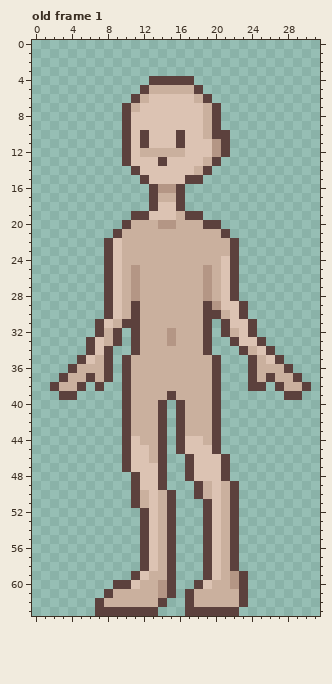
File history of a pixel-art file, assets/art/characters/asprite/base character.aseprite. The first picture shows the starting point.
32x64 pixels, 1 frame. Shown: old frame 1. The commit also changed other frames, which this record leaves out.
Once edited:
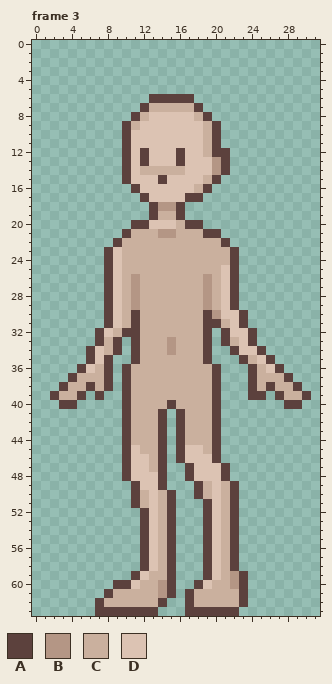
Palette (. is transparent): A #5c413d  B #b49685  C #cab09e  D #dcc3b3
A new or re-ordered frame is compared with the old frame closest to it.
Changes in this commit:
frames 1 -> 6
--- frame 3 is new; against old frame 1, layer "body-3"
@@ x 6..24 @@
  3 ...................
- 4 .......AAAAA.......
- 5 ......ACCCCCA......
- 6 .....ACDDDDDCA.....
- 7 ....ACDDDDDDDCA....
- 8 ....ADDDDDDDDCA....
- 9 ....ADDDDDDDDCA....
-10 ....ADADDDADDCAA...
-11 ....ADADDDADDDBA...
-12 ....ADCCCCCDDDBA...
-13 ....ADDDADDDDCA....
-14 .....ADDDDDDCA.....
-15 ......ADDDDAA......
-16 .......ABBA........
-17 .......ACCA........
-18 .......ADDA........
-19 .....AADDDCAA......
-20 ....ACCCBBCCCAA....
-21 ...ACCCCCCCCCCCA...
-22 ..ADCCCCCCCCCCCCA..
+ 4 ...................
+ 5 ...................
+ 6 .......AAAAA.......
+ 7 ......ACCCCCA......
+ 8 .....ACDDDDDCA.....
+ 9 ....ACDDDDDDDCA....
+10 ....ADDDDDDDDCA....
+11 ....ADDDDDDDDCA....
+12 ....ADADDDADDCAA...
+13 ....ADADDDADDDBA...
+14 ....ADCCCCCDDDBA...
+15 ....ADDDADDDDCA....
+16 .....ADDDDDDCA.....
+17 ......ADDDDAA......
+18 .......ABBA........
+19 .......ACCA........
+20 .....AADDDCAA......
+21 ....ACCCBBCCCAA....
+22 ...ACCCCCCCCCCCA...
 23 ..ADCCCCCCCCCCCCA..
-24 ..ADCCCCCCCCCCCDA..
-25 ..ADCBCCCCCCCBCDA..
+24 ..ADCCCCCCCCCCCCA..
+25 ..ADCCCCCCCCCCCDA..
 26 ..ADCBCCCCCCCBCDA..
@@ x 0..31 @@
 28 ........ADCBCCCCCCCBCDA.........
-29 ........ADCACCCCCCCABDDA........
-30 ........ADCACCCCCCCAACDA........
-31 .......ADCAACCCCCCCA.ADDA.......
-32 .......ACA.ACCCBCCCA.ACDA.......
-33 ......ADCA.ACCCBCCCA..ADDA......
-34 ......ADA..ACCCCCCCA...ACDA.....
-35 .....ADCA.ACCCCCCCCCA...ACDA....
-36 ....ACCCA.ACCCCCCCCCA...ACCCA...
-37 ...ACCACA.ACCCCCCCCCA...ACACCA..
-38 ..ACCA.A..ACCCCCCCCCA...AA.ACCA.
-39 ...AA.....ACCCCACCCCA.......AA..
-40 ..........ACCCA.ACCCA...........
+29 ........ADCBCCCCCCCBCDA.........
+30 ........ADCACCCCCCCABDDA........
+31 ........ADCACCCCCCCAACDA........
+32 .......ADCAACCCCCCCA.ADDA.......
+33 .......ACA.ACCCBCCCA.ACDA.......
+34 ......ADCA.ACCCBCCCA..ADDA......
+35 ......ADA..ACCCCCCCA...ACDA.....
+36 .....ADCA.ACCCCCCCCCA...ACDA....
+37 ....ACCCA.ACCCCCCCCCA...ACCCA...
+38 ...ACCACA.ACCCCCCCCCA...ACACCA..
+39 ..ACCA.A..ACCCCCCCCCA...AA.ACCA.
+40 ...AA.....ACCCCACCCCA.......AA..
 41 ..........ACCCA.ACCCA...........
@@ x 8..23 @@
 43 ..ACCCA.ACCCA...
-44 ..ADCCA.ADDCA...
-45 ..ADDCA.ADDDA...
-46 ..ADDCA..ADDDA..
-47 ..ADDDA..ADDDA..
-48 ...ADDA..ADDDA..
+44 ..ACCCA.ACCCA...
+45 ..ADCCA.ADDCA...
+46 ..ADDCA.ADDDA...
+47 ..ADDCA..ADDDA..
+48 ..ADDDA..ADDDA..
 49 ...ADDA...ACDCA.
